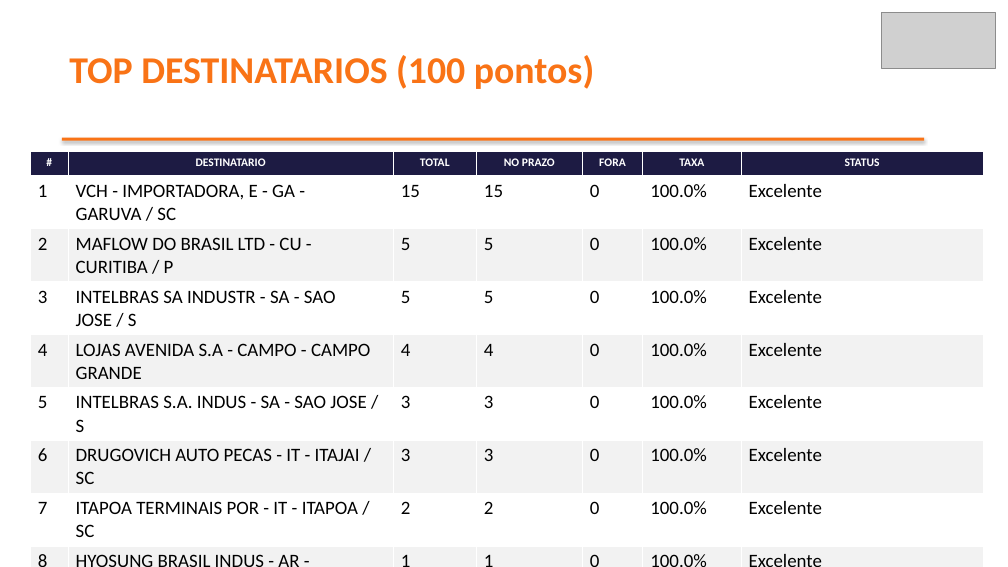
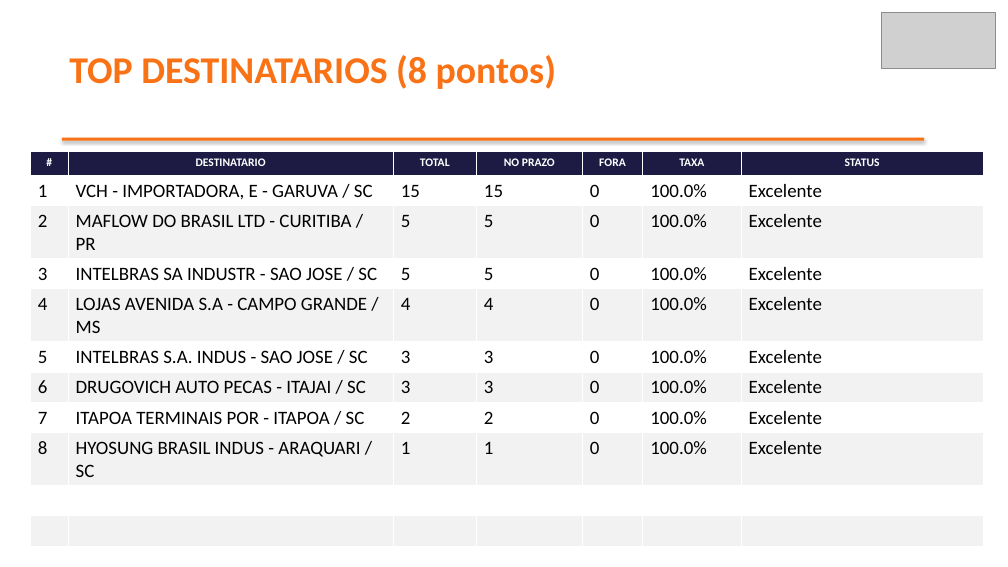
Before and after one commit to brendaelicia-sketch/PortoEX, a slide deck: slide 6 of pptx/maio_2026/ITAPOA_TERMINAIS_PORTUARIOS_S-.pptx. Drawn at 1008x567 pixels with LibreOffice and Linux fonts; fonts in the diff are those of the drawing; grey boxes stand for pictures. Boxes give left, top, right and bottom in pixels: in the first picture for what was removed or moved away, otherwise in the second. Text is boxed around its words. In the diff, an @@ line names an element or a change of style, - is before the commit and + after.

```diff
--- a/pptx/maio_2026/ITAPOA_TERMINAIS_PORTUARIOS_S-.pptx
+++ b/pptx/maio_2026/ITAPOA_TERMINAIS_PORTUARIOS_S-.pptx
@@ text at [69, 55, 556, 89]: text changed @@
-TOP DESTINATARIOS (100 pontos)
+TOP DESTINATARIOS (8 pontos)
@@ table at [30, 151, 983, 514] @@
-row 2, column 2: VCH - IMPORTADORA, E - GA - GARUVA / SC
+row 2, column 2: VCH - IMPORTADORA, E - GARUVA / SC
-row 3, column 2: MAFLOW DO BRASIL LTD - CU - CURITIBA / P
+row 3, column 2: MAFLOW DO BRASIL LTD - CURITIBA / PR
-row 4, column 2: INTELBRAS SA INDUSTR - SA - SAO JOSE / S
+row 4, column 2: INTELBRAS SA INDUSTR - SAO JOSE / SC
-row 5, column 2: LOJAS AVENIDA S.A - CAMPO - CAMPO GRANDE
+row 5, column 2: LOJAS AVENIDA S.A - CAMPO GRANDE / MS
-row 6, column 2: INTELBRAS S.A. INDUS - SA - SAO JOSE / S
+row 6, column 2: INTELBRAS S.A. INDUS - SAO JOSE / SC
-row 7, column 2: DRUGOVICH AUTO PECAS - IT - ITAJAI / SC
+row 7, column 2: DRUGOVICH AUTO PECAS - ITAJAI / SC
-row 8, column 2: ITAPOA TERMINAIS POR - IT - ITAPOA / SC
+row 8, column 2: ITAPOA TERMINAIS POR - ITAPOA / SC
-row 9, column 2: HYOSUNG BRASIL INDUS - AR - ARAQUARI / S
+row 9, column 2: HYOSUNG BRASIL INDUS - ARAQUARI / SC
```
Also in this commit, not shown: 2 other slides changed, 1 slide added, 1 slide removed.
